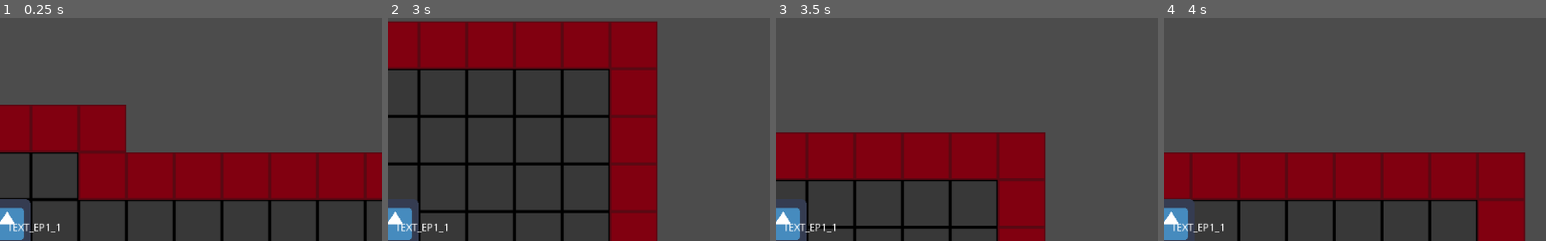
Above: before the commit, frames 1-4 (left to right).
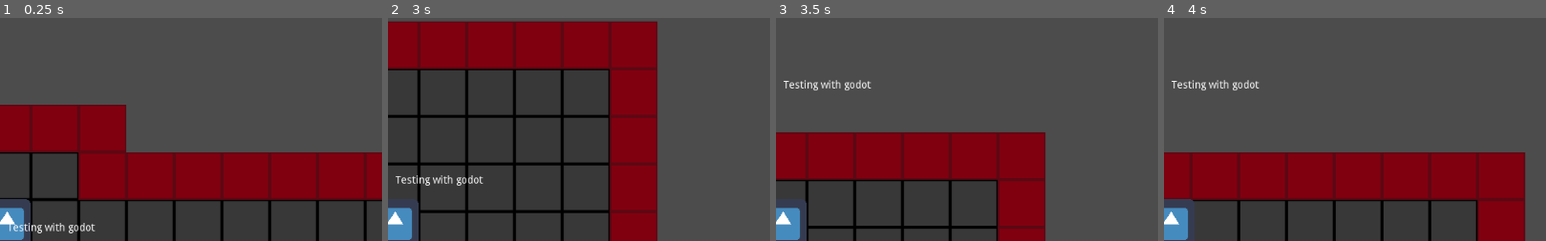
Above: after the commit, the same moments.

Repository: EcarusRW/replicate_game
Game: Godot game, scene res://map/TestMap.tscn
The game is run twice, just before and just after one commit, with the same random seed, the same clock (stepped at 60 frames per second) and the same inputs. The project has no main scene, so this scene is started directly. The engine's default icon, where the game draws it, is replaced by a stand-in: a white triangle on a blue panel in a dark square.
Inputs:
- Up to frame 1 (0.25 s): no input
- Up to frame 2 (3 s): tap Enter at 0.5 s; hold Right (ui_right) 0.53-1.28 s; hold Down (ui_down) 1.28-2.03 s; hold Right (ui_right) 2.03-2.78 s; hold Up (ui_up) from 2.78 s (still down)
- Up to frame 3 (3.5 s): keep holding Up (ui_up)
- Up to frame 4 (4 s): release Up (ui_up) at 3.53 s; hold Left (ui_left) from 3.53 s (still down)
The pictures show only the part of the screen within x 49-99%, y 4-54%; the shares and areas given below are measured in that part.

The runs differ from the first frame. In frame 1, 0.5% of the frame differs, in the area x 3-25%, y 91-97%; in frame 2, 0.7%, in the area x 2-25%, y 70-97%; in frame 3, 0.7%; in frame 4, 0.7%.

Commit message:
Testing collisions

Diff:
--- a/core/Player.gd
+++ b/core/Player.gd
@@ -21,6 +21,7 @@
 			direction.y += step
 		if Input.is_action_pressed('ui_up'):
 			direction.y -= step
+			is_hitting_wall(Vector2(0,-step))
 		#direction = direction.normalized() * speed
 		$Tween.interpolate_property(root,"position",root.position,root.position+direction,10.0/speed,Tween.TRANS_LINEAR,Tween.EASE_IN)
 		$Tween.start()
@@ -29,7 +30,6 @@
 	get_input()
 
 func is_hitting_wall(direction):
-	pass
-	#$Pivot.
+	$Label.rect_position+=direction
 func _on_Tween_tween_completed(object, key):
 	moving=false
--- a/core/Player.tscn
+++ b/core/Player.tscn
@@ -24,7 +24,7 @@
 [node name="Label" type="Label" parent="."]
 margin_right = 40.0
 margin_bottom = 14.0
-text = "TEXT_EP1_1"
+text = "TEST_TEXT"
 
 [node name="Camera2D" type="Camera2D" parent="."]
 current = true
--- a/util/Dialog.tscn
+++ b/util/Dialog.tscn
@@ -1,6 +1,7 @@
-[gd_scene load_steps=2 format=2]
+[gd_scene load_steps=3 format=2]
 
 [ext_resource path="res://util/Dialog.gd" type="Script" id=1]
+[ext_resource path="res://tilesets/testground.png" type="Texture" id=2]
 
 [node name="Dialog" type="CanvasLayer"]
 pause_mode = 2
@@ -20,35 +21,36 @@
 [node name="SlideDown" type="Tween" parent="."]
 
 [node name="Panel" type="Sprite" parent="."]
-position = Vector2( 517.749, 505.429 )
-scale = Vector2( 2, 2 )
+position = Vector2( 417.249, 489.929 )
+scale = Vector2( 5.247, 2.42029 )
+texture = ExtResource( 2 )
 region_enabled = true
-region_rect = Rect2( 46, 115.038, 292, 64 )
+region_rect = Rect2( -3, -4, 82, 69 )
 
-[node name="Dialog" type="RichTextLabel" parent="Panel"]
-margin_left = -88.0
-margin_top = -18.0
-margin_right = 108.0
-margin_bottom = 19.0
+[node name="Dialog" type="RichTextLabel" parent="."]
+margin_left = 341.749
+margin_top = 469.429
+margin_right = 537.749
+margin_bottom = 506.429
 text = "test"
 
-[node name="SlowText" type="Timer" parent="Panel"]
+[node name="SlowText" type="Timer" parent="."]
 wait_time = 0.04
 autostart = true
 
-[node name="Nombre" type="Label" parent="Panel"]
-margin_left = -140.917
-margin_top = -40.8997
-margin_right = 71.083
-margin_bottom = -22.8997
+[node name="Nombre" type="Label" parent="."]
+margin_left = 235.915
+margin_top = 423.63
+margin_right = 447.915
+margin_bottom = 441.63
 custom_colors/font_color_shadow = Color( 0.65098, 0.341176, 0.694118, 1 )
 custom_constants/shadow_offset_x = 2
 custom_constants/shadow_offset_y = 1
 text = "nombre"
 
-[node name="Status" type="Label" parent="Panel"]
-margin_left = 83.3003
-margin_top = 13.28
-margin_right = 123.3
-margin_bottom = 43.28
-[connection signal="timeout" from="Panel/SlowText" to="." method="sentence_builder"]
+[node name="Status" type="Label" parent="."]
+margin_left = 684.35
+margin_top = 531.989
+margin_right = 724.349
+margin_bottom = 561.989
+[connection signal="timeout" from="SlowText" to="." method="sentence_builder"]
